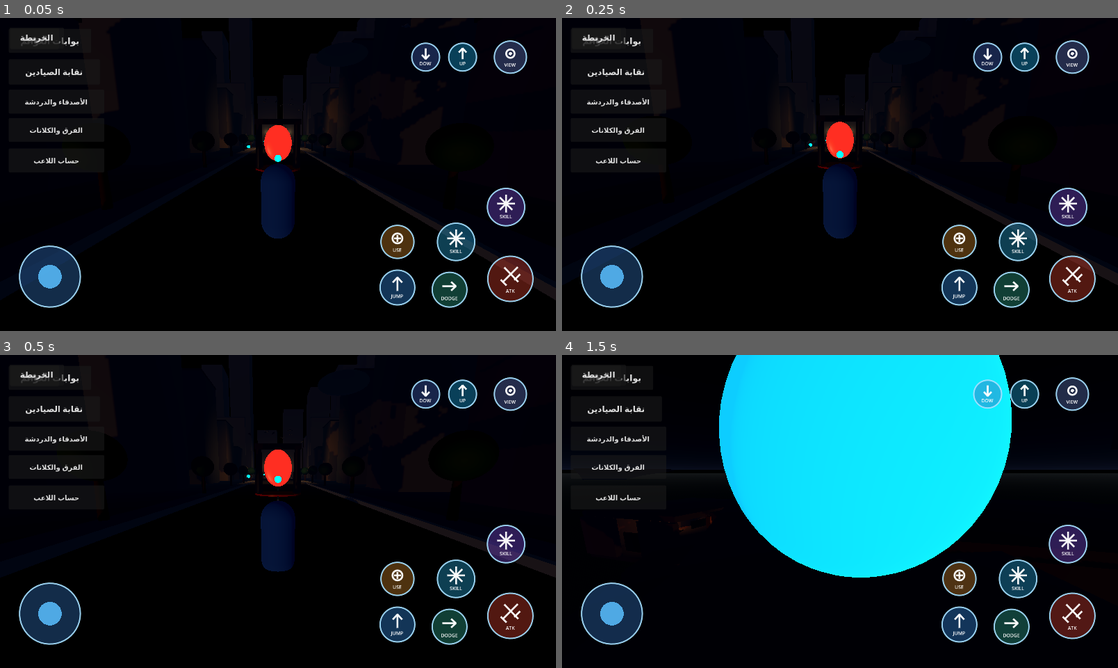
Above: before the commit, frames 1-4 (two rows, left to right).
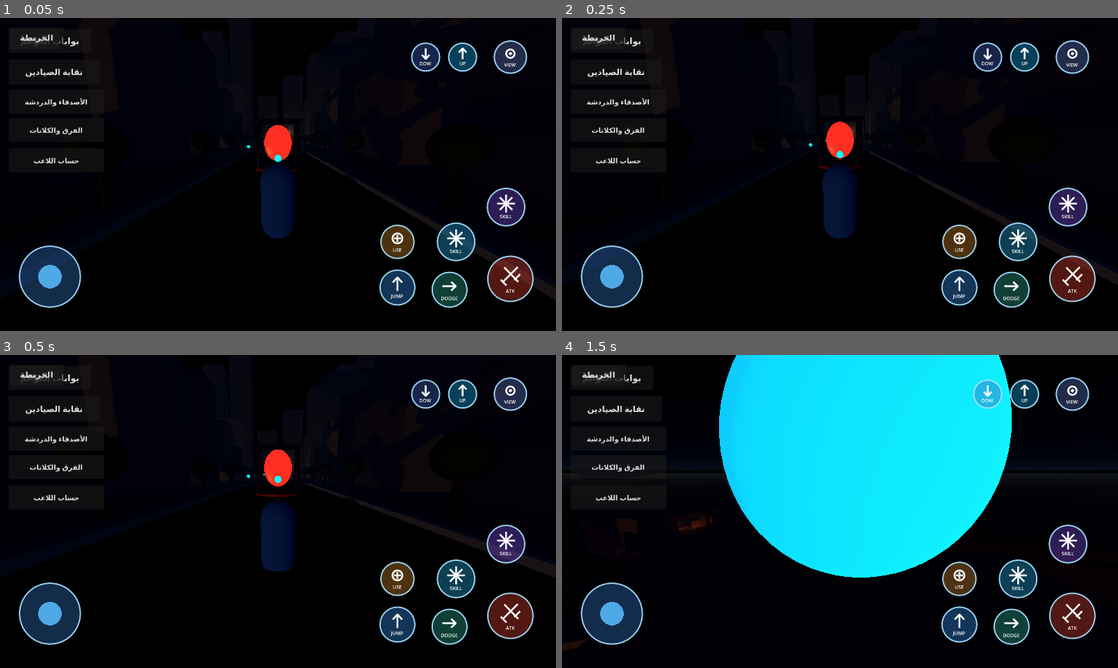
Above: after the commit, the same moments.

Repository: ahmed666alaadedt-ops/SYSTEM
Game: Godot game, scene res://MainScene.tscn
Same seed, same stepped clock (60 frames per second), same inputs: the game is played once before the commit and once after it.
Inputs (mouse positions are in pixels of both pictures, inside the frame that each line leads up to):
- Up to frame 1 (0.05 s): no input
- Up to frame 2 (0.25 s): no input
- Up to frame 3 (0.5 s): no input
- Up to frame 4 (1.5 s): tap Enter at 0.5 s; move the mouse to (962, 495) at 0.52 s; hold D 0.53-1.25 s; tap E (system_interact) at 0.6 s; click (962, 495) at 0.67 s; tap Space at 0.77, 1.07 s; drag from (728, 527) to (812, 574) at 1.27 s

The runs differ from the first frame. In frame 1, 0.1% of the frame differs, in the area x 40-60%, y 27-43%; in frame 2, 0.1%; in frame 3, less than 0.1%; in frame 4, 0.1%, in the area x 0-26%, y 52-95%.

Commit message:
Replace capsule pedestrians with full procedural 3D humanoid NPCs

Diff:
--- a/SYSTEM-WORLD/scripts/npc_visible_population_manager.gd
+++ b/SYSTEM-WORLD/scripts/npc_visible_population_manager.gd
@@ -4,6 +4,8 @@
 ## Visible pedestrian layer for the modern world.
 ## Uses lightweight procedural characters and bounded updates; destinations are
 ## approximate city-block anchors until real street/navigation data is connected.
+
+const NPCHumanoidVisualScript = preload("res://scripts/npc_humanoid_visual.gd")
 
 const WORLD_ID := 2
 const MAX_VISIBLE_CIVILIANS := 32
@@ -121,63 +123,29 @@
 	var actor := Node3D.new()
 	actor.name = "Civilian_" + npc_id.validate_node_name()
 	add_child(actor)
-	var seed_value: int = absi(npc_id.hash())
-	var clothing: StandardMaterial3D = clothing_materials[seed_value % clothing_materials.size()]
-	var skin: StandardMaterial3D = skin_materials[(int(seed_value / 7)) % skin_materials.size()]
-	var torso := MeshInstance3D.new()
-	var torso_mesh := CapsuleMesh.new()
-	torso_mesh.radius = 0.24
-	torso_mesh.height = 0.88
-	torso.mesh = torso_mesh
-	torso.position.y = 1.02
-	torso.material_override = clothing
-	actor.add_child(torso)
-	var head := MeshInstance3D.new()
-	var head_mesh := SphereMesh.new()
-	head_mesh.radius = 0.17
-	head_mesh.height = 0.34
-	head.mesh = head_mesh
-	head.position.y = 1.62
-	head.material_override = skin
-	actor.add_child(head)
-	var left_leg := _create_limb("LeftLeg", Vector3(0.13, 0.48, 0.13), clothing)
-	left_leg.position = Vector3(-0.12, 0.48, 0.0)
-	actor.add_child(left_leg)
-	var right_leg := _create_limb("RightLeg", Vector3(0.13, 0.48, 0.13), clothing)
-	right_leg.position = Vector3(0.12, 0.48, 0.0)
-	actor.add_child(right_leg)
-	var left_arm := _create_limb("LeftArm", Vector3(0.11, 0.52, 0.11), clothing)
-	left_arm.position = Vector3(-0.30, 1.02, 0.0)
-	actor.add_child(left_arm)
-	var right_arm := _create_limb("RightArm", Vector3(0.11, 0.52, 0.11), clothing)
-	right_arm.position = Vector3(0.30, 1.02, 0.0)
-	actor.add_child(right_arm)
+
+	var visual := NPCHumanoidVisualScript.new()
+	visual.name = "HumanoidVisual"
+	actor.add_child(visual)
+	var visual_profile := npc.duplicate(true)
+	visual_profile["name"] = str(npc.get("name", npc.get("display_name", npc_id)))
+	visual_profile["job"] = str(npc.get("occupation", npc.get("job", "")))
+	visual.configure(visual_profile, seed_index)
+
 	var city_name := _city_name_for_npc(npc)
 	var start := _location_for_action(npc, "home", seed_index)
 	actor.position = start
 	pedestrians[npc_id] = {
 		"actor": actor,
+		"visual": visual,
 		"city_name": city_name,
 		"destination": start,
 		"path": [],
-		"leg_l": left_leg,
-		"leg_r": right_leg,
-		"arm_l": left_arm,
-		"arm_r": right_arm,
-		"phase": float(seed_value % 100) * 0.1,
+		"phase": float(absi(npc_id.hash()) % 100) * 0.1,
 		"walking": false,
+		"animation_walking": false,
 		"seed": seed_index
 	}
-
-func _create_limb(limb_name: String, dimensions: Vector3, material: Material) -> MeshInstance3D:
-	var limb := MeshInstance3D.new()
-	limb.name = limb_name
-	var mesh := CapsuleMesh.new()
-	mesh.radius = dimensions.x * 0.5
-	mesh.height = dimensions.y
-	limb.mesh = mesh
-	limb.material_override = material
-	return limb
 
 func _city_name_for_npc(npc: Dictionary) -> String:
 	var city_id := str(npc.get("city_id", "city_baghdad"))
@@ -280,13 +248,10 @@
 					actor.rotation.y = atan2(step.x, step.z)
 		record["path"] = path
 		record["walking"] = not path.is_empty()
-		var phase := float(record.get("phase", 0.0)) + delta * (8.0 if walking else 1.5)
-		record["phase"] = phase
-		var swing := sin(phase) * (0.48 if walking else 0.025)
-		(record["leg_l"] as Node3D).rotation.x = swing
-		(record["leg_r"] as Node3D).rotation.x = -swing
-		(record["arm_l"] as Node3D).rotation.x = -swing * 0.65
-		(record["arm_r"] as Node3D).rotation.x = swing * 0.65
+		var visual: Node = record.get("visual")
+		if is_instance_valid(visual) and bool(record.get("animation_walking", false)) != walking:
+			visual.call("set_activity", "walk" if walking else "idle")
+			record["animation_walking"] = walking
 		pedestrians[npc_id] = record
 
 func _on_crime_case_opened(case_id: String, crime_type: String, city_name: String) -> void:
